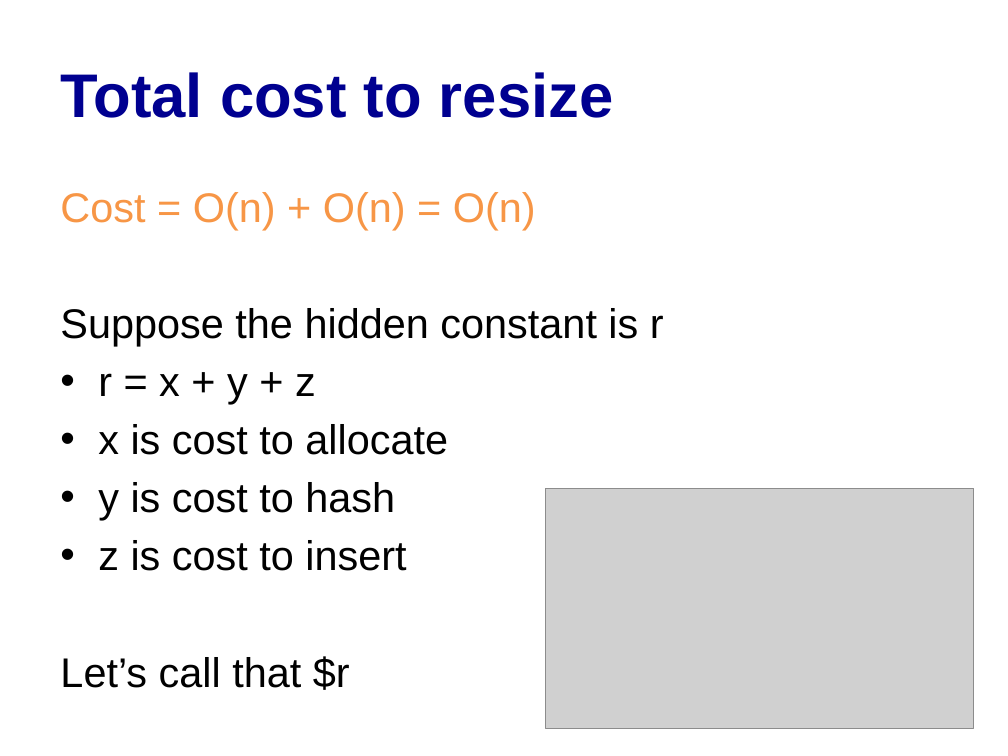
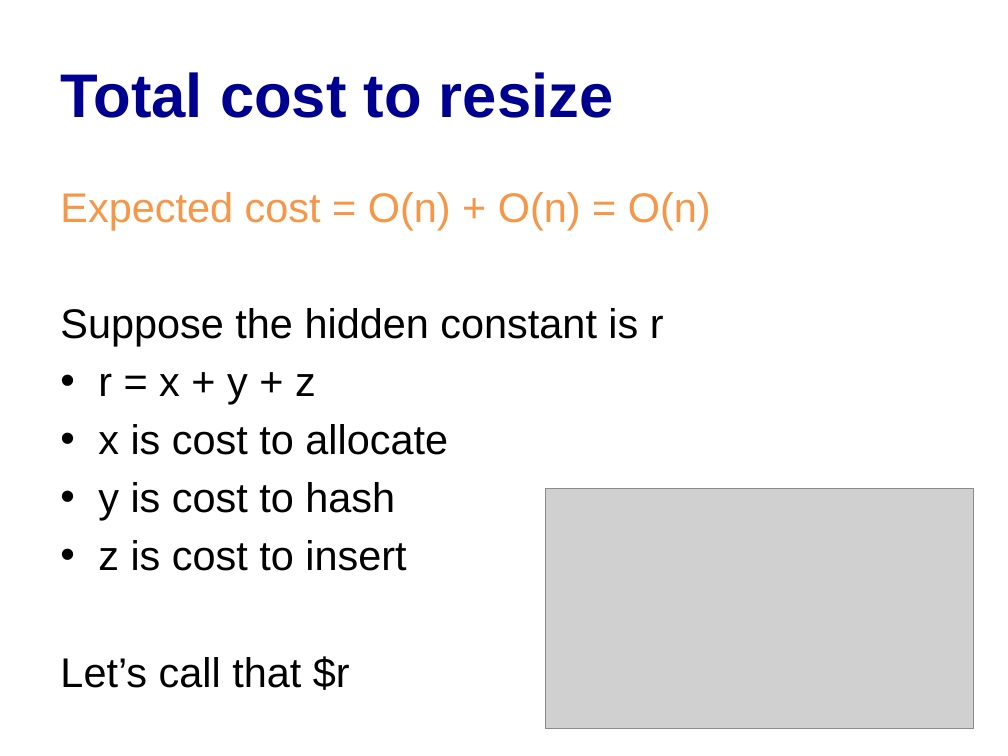
Before and after one commit to cs3110/materials-2019fa, a slide deck: slide 13 of 14-amortized/lec.pptx. Drawn at 1008x756 pixels with LibreOffice and Linux fonts; fonts in the diff are those of the drawing; grey boxes stand for pictures. Boxes give left, top, right and bottom in pixels: in the first picture for what was removed or moved away, otherwise in the second. Text is boxed around its words. In the diff, an @@ line names an element or a change of style, - is before the commit and + after.

Commit message:
Improve slides

```diff
--- a/14-amortized/lec.pptx
+++ b/14-amortized/lec.pptx
@@ text at <box>60,192,711,230</box>: text changed @@
-Cost = O(n) + O(n) = O(n)
+Expected cost = O(n) + O(n) = O(n)
```
Also in this commit, not shown: 2 other slides changed, 5 slides added.
